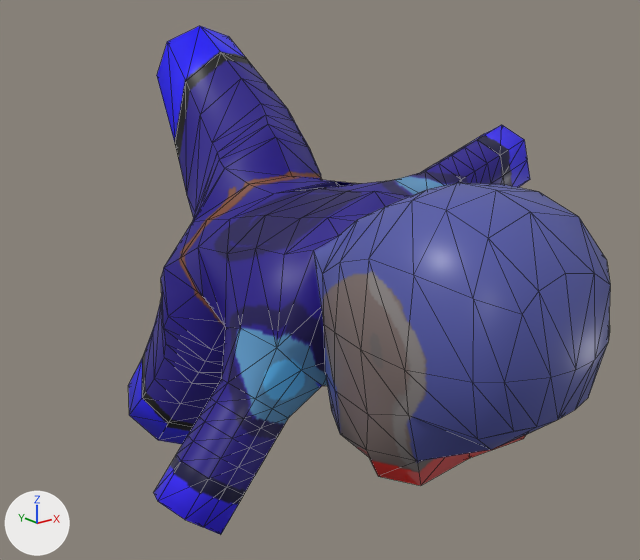
Two versions of the glTF model mod/monitoringo.glb, one commit apart.
Before and after are seen from a camera (50 mm lens) standing at (-5.19, -9.6, 2.48) and looking at (0.15, -2.93, -0.19). Arrows for +X, +Y and +Z are at lower left; the lights stay in place. Mesh edges are drawn as thin lines. Vertices at the same position are counted once.

The scene before the commit, as lines of its bpy script (objects in view):
```python
me_cube = bpy.data.meshes.new('Cube')
me_cube.from_pydata(...)  # 358 vertices, 714 faces; spans x -2.0..2.57, y -6.09..-0.13, z -2.58..2.23
me_cube.materials.append(mat_material)  # picture img_material_base_color
ob_bambaman = bpy.data.objects.new('bambaman', me_cube)
ob_bambaman.location = (0.0, 0.0, 0.0)
```
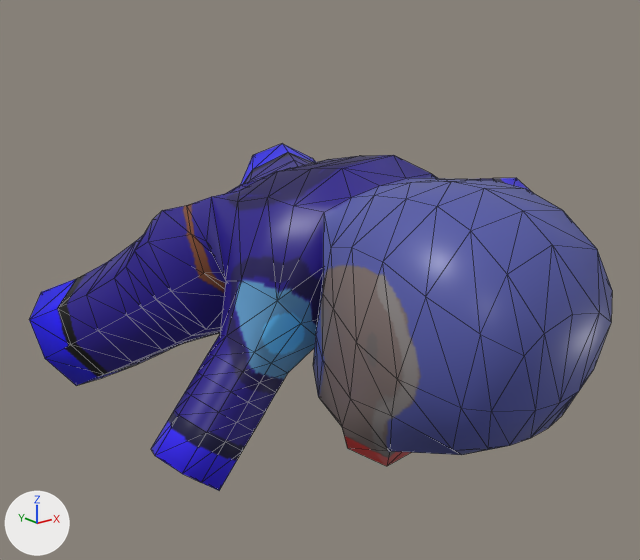
Location of each change, (x1, y1, x2, y2) in pixels of the pictures (640 x 560 px):
'bambaman', reshaped, turned
    before: (128, 26, 610, 535)
    after: (29, 144, 612, 491)

What changed in the scene script:
```text
Change me_cube:
    used by ob_bambaman; location = (0.0, 0.0, 0.0)
    remove me_cube.from_pydata(...)  # 358 vertices, 714 faces; spans x -2.0..2.57, y -6.09..-0.13, z -2.58..2.23
    add me_cube.from_pydata(...)  # 358 vertices, 714 faces; spans x -2.0..2.63, y -1.14..1.75, z -6.03..-0.03
    me_cube part 1: 358 of 358 vertices moved; they spanned x -2.0..2.57, y -6.09..-0.13, z -2.58..2.23 and now span x -2.0..2.63, y -1.14..1.75, z -6.03..-0.03; mean shift (0.04, 3.28, -2.87); largest move (0.0, -6.09, -0.07) -> (0.0, 0.38, -5.98)
Change ob_bambaman:
    ob_bambaman.rotation_euler: (0.0, 0.0, 0.0) -> (-1.571, 0.0, 0.0)  # degrees (0, 0, 0) -> degrees (-90, 0, 0)
```
